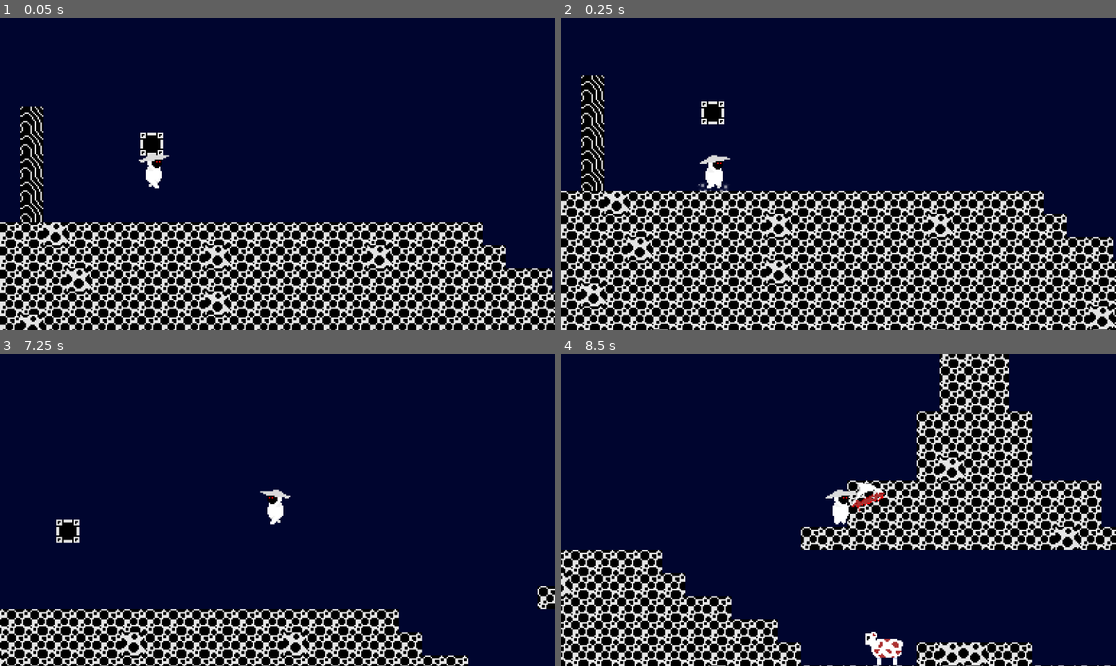
Above: before the commit, frames 1-4 (two rows, left to right).
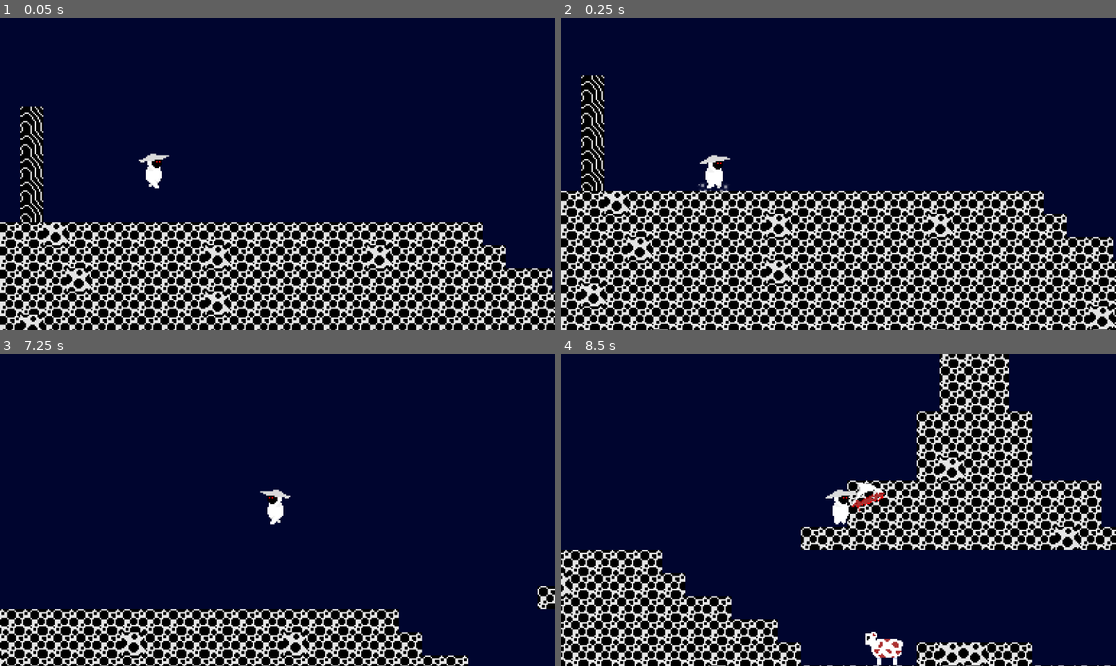
Above: after the commit, the same moments.

Repository: KirstenMayland/color2Dmetroidvania
Game: Godot game, scene res://scenes/levels/level_3.tscn
Two runs of this game, one before a commit and one after it. Both use one fixed random seed, a clock stepped at 60 frames per second and the inputs below. This scene is started directly instead of the project's main scene.
Inputs (mouse positions are in pixels of both pictures, inside the frame that each line leads up to):
- Up to frame 1 (0.05 s): no input
- Up to frame 2 (0.25 s): no input
- Up to frame 3 (7.25 s): move the mouse to (399, 494) at 0.52 s; hold D (move_right) 0.53-2.03 s; right-click (399, 494) at 0.6 s; tap Space (jump) at 0.77, 1.52, 3.02, 3.77, 4.52, 6.02, 6.77 s; move the mouse to (166, 525) at 1.27 s; click (166, 525) at 1.35 s; right-click (166, 525) at 1.55 s; move the mouse to (333, 441) at 2.02 s; hold A (move_left) 2.03-2.78 s; right-click (333, 441) at 2.1 s; move the mouse to (249, 572) at 2.77 s; hold D (move_right) 2.78-4.28 s; right-click (249, 572) at 2.85 s; move the mouse to (444, 556) at 3.52 s; click (444, 556) at 3.6 s; right-click (444, 556) at 3.8 s; move the mouse to (111, 463) at 4.27 s; hold A (move_left) 4.28-5.03 s; right-click (111, 463) at 4.35 s; move the mouse to (305, 510) at 5.02 s; hold D (move_right) 5.03-5.78 s; right-click (305, 510) at 5.1 s; move the mouse to (194, 432) at 5.77 s; hold A (move_left) from 5.78 s (still down); click (194, 432) at 5.85 s; right-click (194, 432) at 6.05 s; move the mouse to (399, 494) at 6.52 s; right-click (399, 494) at 6.6 s
- Up to frame 4 (8.5 s): move the mouse to (727, 525) at 7.27 s; release A (move_left) at 7.28 s; hold D (move_right) from 7.28 s (still down); right-click (727, 525) at 7.35 s; tap Space (jump) at 7.52 s; move the mouse to (894, 441) at 8.02 s; click (894, 441) at 8.1 s; right-click (894, 441) at 8.3 s

The runs differ from the first frame. In frame 1, 0.3% of the frame differs, in the area x 25-30%, y 36-45%; in frame 2, 0.3%; in frame 3, 0.3%, in the area x 10-15%, y 53-61%; in frame 4, nothing differs.

Commit message:
camera boundaries finished
no bugs! yet! that I can see!

Diff:
--- a/project.godot
+++ b/project.godot
@@ -10,7 +10,7 @@
 
 [application]
 
-config/name="Creepy2D"
+config/name="Color2DMetroidvania"
 run/main_scene="res://scenes/levels/level_1.tscn"
 config/features=PackedStringArray("4.1", "GL Compatibility")
 
--- a/scenes/door.tscn
+++ /dev/null
@@ -1,29 +0,0 @@
-[gd_scene load_steps=5 format=3 uid="uid://jf1iu5qc5bt"]
-
-[ext_resource type="Texture2D" uid="uid://dnk7npyn4mro7" path="res://assets/background/1bitTilemap.png" id="1_jwfpu"]
-
-[sub_resource type="RectangleShape2D" id="RectangleShape2D_vcad6"]
-
-[sub_resource type="AtlasTexture" id="AtlasTexture_vd4p2"]
-atlas = ExtResource("1_jwfpu")
-region = Rect2(280, 40, 16, 16)
-
-[sub_resource type="SpriteFrames" id="SpriteFrames_7xgkd"]
-animations = [{
-"frames": [{
-"duration": 1.0,
-"texture": SubResource("AtlasTexture_vd4p2")
-}],
-"loop": true,
-"name": &"default",
-"speed": 5.0
-}]
-
-[node name="Door" type="Area2D"]
-collision_mask = 32768
-
-[node name="CollisionShape2D" type="CollisionShape2D" parent="."]
-shape = SubResource("RectangleShape2D_vcad6")
-
-[node name="AnimatedSprite2D" type="AnimatedSprite2D" parent="."]
-sprite_frames = SubResource("SpriteFrames_7xgkd")
--- a/scenes/levels/level_2.tscn
+++ b/scenes/levels/level_2.tscn
@@ -1,8 +1,7 @@
-[gd_scene load_steps=11 format=3 uid="uid://hqjl78u3uo73"]
+[gd_scene load_steps=10 format=3 uid="uid://hqjl78u3uo73"]
 
 [ext_resource type="Script" path="res://scripts/levels/base_scene.gd" id="1_dsi1c"]
 [ext_resource type="Texture2D" uid="uid://dnk7npyn4mro7" path="res://assets/background/1bitTilemap.png" id="2_jg6iu"]
-[ext_resource type="PackedScene" uid="uid://jf1iu5qc5bt" path="res://scenes/door.tscn" id="3_iu1pb"]
 [ext_resource type="PackedScene" uid="uid://ctp67a0qjcvom" path="res://scenes/entities/player.tscn" id="4_e33r1"]
 [ext_resource type="Script" path="res://scripts/components/scene_trigger_component.gd" id="5_puqul"]
 [ext_resource type="PackedScene" uid="uid://c83w2rf5qwajx" path="res://scenes/components/camera_boundaries_component.tscn" id="6_shaho"]
@@ -1295,9 +1294,6 @@
 format = 2
 layer_0/tile_data = PackedInt32Array(1638400, 65539, 8, 1638401, 65539, 8, 1638402, 65539, 8, 1638403, 65539, 8, 163840 …(21424 unchanged characters)…
 
-[node name="Door" parent="." instance=ExtResource("3_iu1pb")]
-position = Vector2(1081, 276)
-
 [node name="Player" parent="." instance=ExtResource("4_e33r1")]
 position = Vector2(379, 243)
 
@@ -1316,11 +1312,7 @@
 shape = SubResource("RectangleShape2D_oxty8")
 
 [node name="CameraBoundariesComponent" parent="." instance=ExtResource("6_shaho")]
-visible = false
 
 [node name="CollisionShape2D" type="CollisionShape2D" parent="CameraBoundariesComponent"]
 position = Vector2(566, 193)
 shape = SubResource("RectangleShape2D_g4bve")
-
-[connection signal="body_entered" from="Door" to="." method="_on_door_body_entered"]
-[connection signal="body_exited" from="Door" to="." method="_on_door_body_exited"]
--- a/scenes/levels/level_3.tscn
+++ b/scenes/levels/level_3.tscn
@@ -1,8 +1,7 @@
-[gd_scene load_steps=13 format=3 uid="uid://co2aa6mrqn8p8"]
+[gd_scene load_steps=12 format=3 uid="uid://co2aa6mrqn8p8"]
 
 [ext_resource type="Texture2D" uid="uid://dnk7npyn4mro7" path="res://assets/background/1bitTilemap.png" id="1_8t6uy"]
 [ext_resource type="Script" path="res://scripts/levels/base_scene.gd" id="1_rfm8p"]
-[ext_resource type="PackedScene" uid="uid://jf1iu5qc5bt" path="res://scenes/door.tscn" id="2_wyraw"]
 [ext_resource type="PackedScene" uid="uid://ctp67a0qjcvom" path="res://scenes/entities/player.tscn" id="3_vltrx"]
 [ext_resource type="PackedScene" uid="uid://wbbgttji4k7b" path="res://scenes/entities/sheep.tscn" id="4_5tbdl"]
 [ext_resource type="Script" path="res://scripts/components/scene_trigger_component.gd" id="6_3oxt0"]
@@ -1306,9 +1305,6 @@
 format = 2
 layer_0/tile_data = PackedInt32Array(1638400, 131072, 8, 1638401, 131072, 8, 1638402, 131072, 8, 1638403, 65536, 8, 163 …(20704 unchanged characters)…
 
-[node name="Door" parent="." instance=ExtResource("2_wyraw")]
-position = Vector2(107, 314)
-
 [node name="Sheep" parent="." instance=ExtResource("4_5tbdl")]
 position = Vector2(889, 334)
 
@@ -1340,7 +1336,6 @@
 position = Vector2(49, 353)
 
 [node name="CameraBoundariesComponent" parent="." instance=ExtResource("7_yxk1y")]
-visible = false
 
 [node name="CollisionShape2D" type="CollisionShape2D" parent="CameraBoundariesComponent"]
 position = Vector2(592, 246)
--- a/scenes/levels/russet_grove_tutorial_room.tscn
+++ b/scenes/levels/russet_grove_tutorial_room.tscn
@@ -1,9 +1,10 @@
-[gd_scene load_steps=8 format=3 uid="uid://dkwvgsgxr5c5v"]
+[gd_scene load_steps=10 format=3 uid="uid://dkwvgsgxr5c5v"]
 
 [ext_resource type="Texture2D" uid="uid://dvouwkm58lq3w" path="res://assets/background/RussetGroveTilemap.png" id="1_6c8oq"]
 [ext_resource type="Script" path="res://scripts/levels/base_scene.gd" id="1_x88gm"]
 [ext_resource type="PackedScene" uid="uid://ctp67a0qjcvom" path="res://scenes/entities/player.tscn" id="2_orf0l"]
 [ext_resource type="PackedScene" uid="uid://c83w2rf5qwajx" path="res://scenes/components/camera_boundaries_component.tscn" id="3_r5gp8"]
+[ext_resource type="PackedScene" uid="uid://bsmnunnhaal0q" path="res://scenes/components/scene_trigger_component.tscn" id="5_cfrjk"]
 
 [sub_resource type="TileSetAtlasSource" id="TileSetAtlasSource_udrmd"]
 texture = ExtResource("1_6c8oq")
@@ -156,6 +157,9 @@
 [sub_resource type="RectangleShape2D" id="RectangleShape2D_5rrlj"]
 size = Vector2(1240, 543)
 
+[sub_resource type="RectangleShape2D" id="RectangleShape2D_s5dyh"]
+size = Vector2(63, 54)
+
 [node name="russet_grove_tutorial_room" type="Node2D"]
 script = ExtResource("1_x88gm")
 metadata/_edit_vertical_guides_ = [-433.0]
@@ -184,6 +188,14 @@
 shape = SubResource("RectangleShape2D_5rrlj")
 
 [node name="EntranceMarkers" type="Node2D" parent="."]
-position = Vector2(-92, -14)
+position = Vector2(353, -21)
 
 [node name="level_3" type="Marker2D" parent="EntranceMarkers"]
+
+[node name="SceneTriggerComponent" parent="." instance=ExtResource("5_cfrjk")]
+position = Vector2(280, 49)
+connected_scene = "level_3"
+
+[node name="CollisionShape2D" type="CollisionShape2D" parent="SceneTriggerComponent"]
+position = Vector2(0, -1)
+shape = SubResource("RectangleShape2D_s5dyh")
--- a/scripts/autoload/scene_manager.gd
+++ b/scripts/autoload/scene_manager.gd
@@ -6,6 +6,7 @@
 var scene_dir_path = "res://scenes/levels/"
 
 func change_scene(from, to_scene_name: String) -> void:
+	print("change scene")
 	last_scene_name = from.name
 
 	player = from.player
--- a/scripts/components/camera_boundaries_component.gd
+++ b/scripts/components/camera_boundaries_component.gd
@@ -1,20 +1,31 @@
 extends Area2D
-
-# Node paths to the player and the camera
-@onready var player = get_parent().get_node("Player") as Player
-@onready var camera = player.get_node("Camera2D")
 
 # Rectangle representing the camera boundaries
 var camera_boundaries = Rect2()
 
+# Node paths to the player and the camera
+@onready var player = get_parent().get_node("Player") as Player
+@onready var camera = player.get_node("Camera2D") as Camera2D
+
+var go = false
+
 func _ready():
+	update_camera_position()
+
+func _process(_delta):
+	if not player:
+		update_camera_position()
+
+func update_camera_position():
+	# Node paths to the player and the camera
+	player = get_parent().get_node("Player") as Player
+	camera = player.get_node("Camera2D") as Camera2D
+
 	# Get the collision shape and set the boundaries based on its extents
 	var pos = $CollisionShape2D.global_position
 	var collision_shape = $CollisionShape2D.shape as RectangleShape2D
 	camera_boundaries = Rect2(pos - collision_shape.extents, collision_shape.extents * 2)
 
-
-func _process(_delta):
 	# Ensure the camera stays within the boundaries
 	if player and is_instance_valid(camera):
 		camera.limit_left = camera_boundaries.position.x
--- a/scripts/levels/level_1.gd
+++ b/scripts/levels/level_1.gd
@@ -3,8 +3,7 @@
 
 # Called when the node enters the scene tree for the first time.
 func _ready():
-	$Player/Camera2D.set_limit(SIDE_TOP, 0)
-
+	pass
 
 # Called every frame. 'delta' is the elapsed time since the previous frame.
 func _process(_delta):
